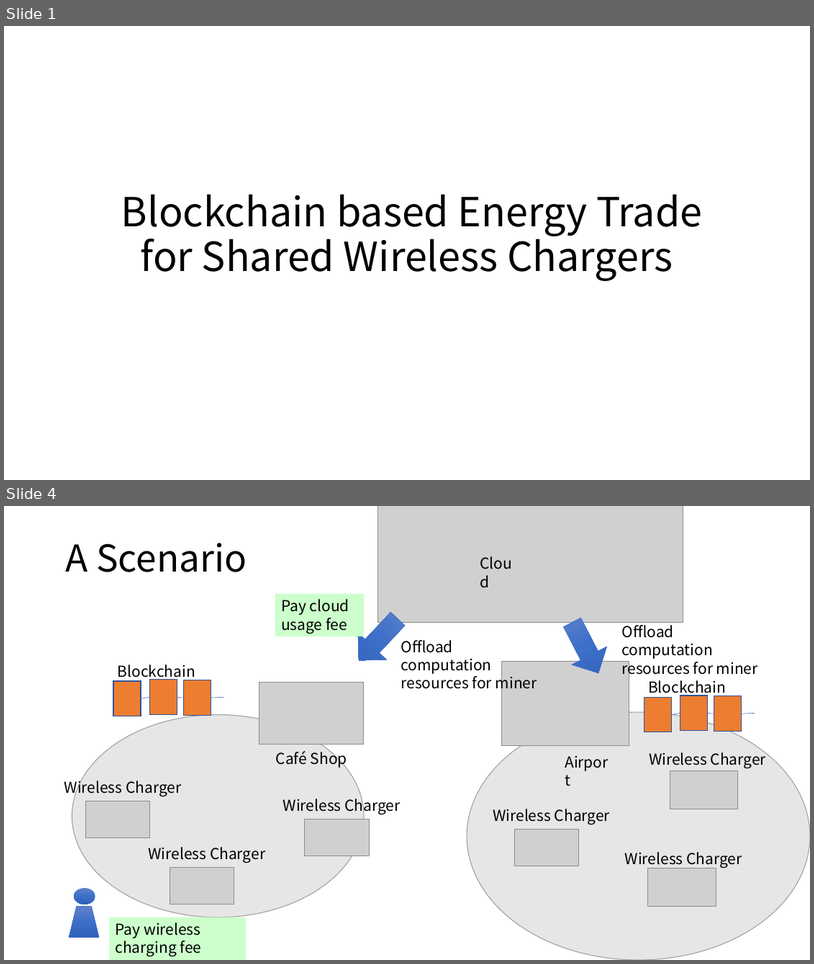
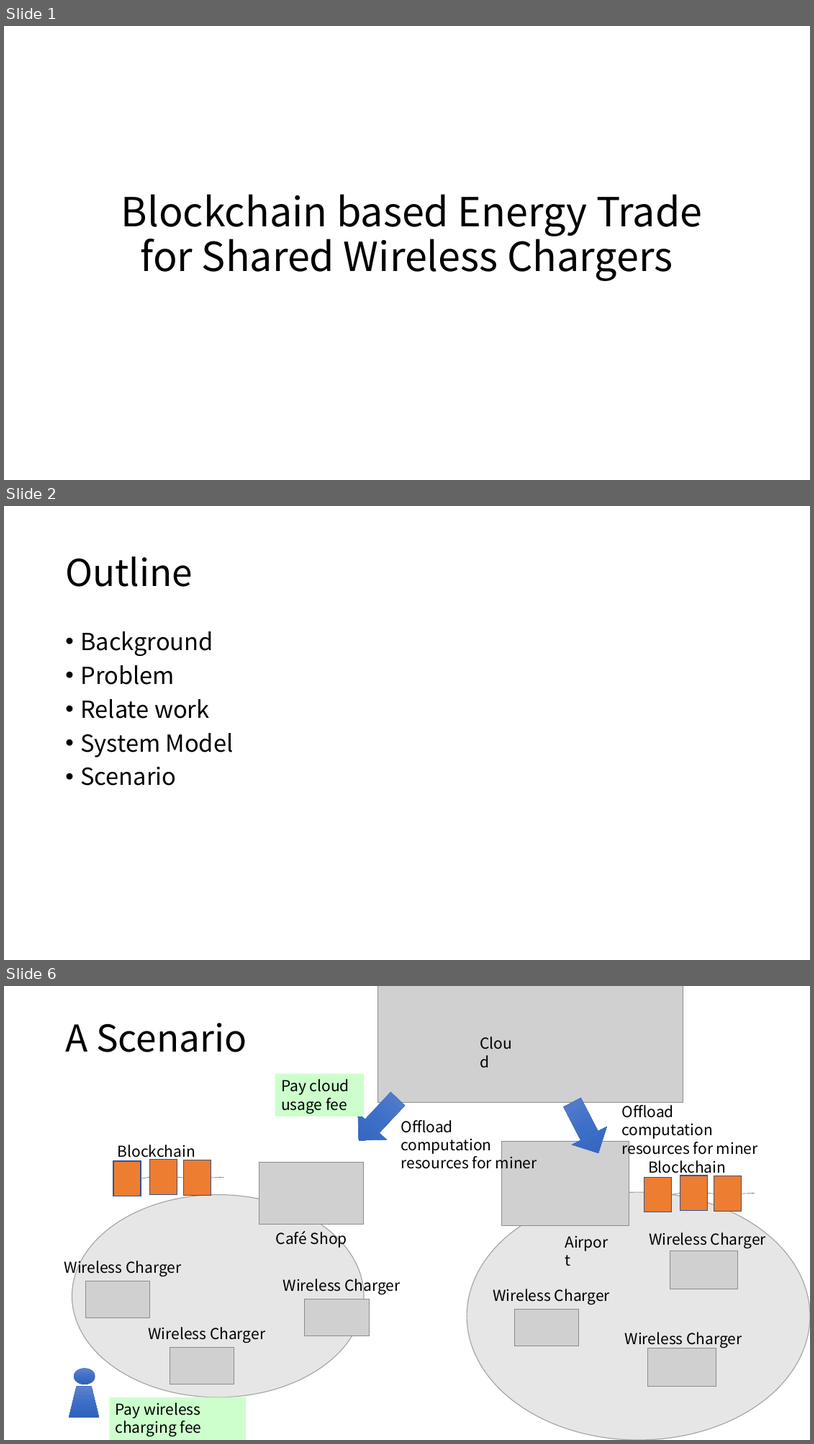
Before and after one commit to mchen798/WirelessCharge, a slide deck: WirlessCharger_10_21.pptx. Shown one above the other, each under a label of ours: slides 1 and 4 before the commit, slides 1, 2 and 6 after it; the slides between them are not shown. The pictures are 814x964 and 814x1444 pixels, drawn with LibreOffice and Linux fonts; fonts in the diff are those of the drawing; grey boxes stand for pictures. Boxes give left, top, right and bottom in pixels: in the first picture for what was removed or moved away, otherwise in the second. Text is boxed around its words. In the diff, an @@ line names an element or a change of style, - is before the commit and + after.

```diff
--- a/WirlessCharger_10_21.pptx
+++ b/WirlessCharger_10_21.pptx
@@ slide 2 added at bbox=[4, 506, 810, 960], background #FFFFFF @@
@@ title added at bbox=[65, 556, 193, 587], 44 pt, text #000000 @@
+Outline
@@ text added at bbox=[80, 631, 234, 785], 28 pt, text #000000 @@
+• Background
+• Problem
+• Relate work
+• System Model
+• Scenario
@@ what was slide 4 is now slide 6 @@
```
Also in this commit, not shown: 3 slides changed, 3 other slides added.
